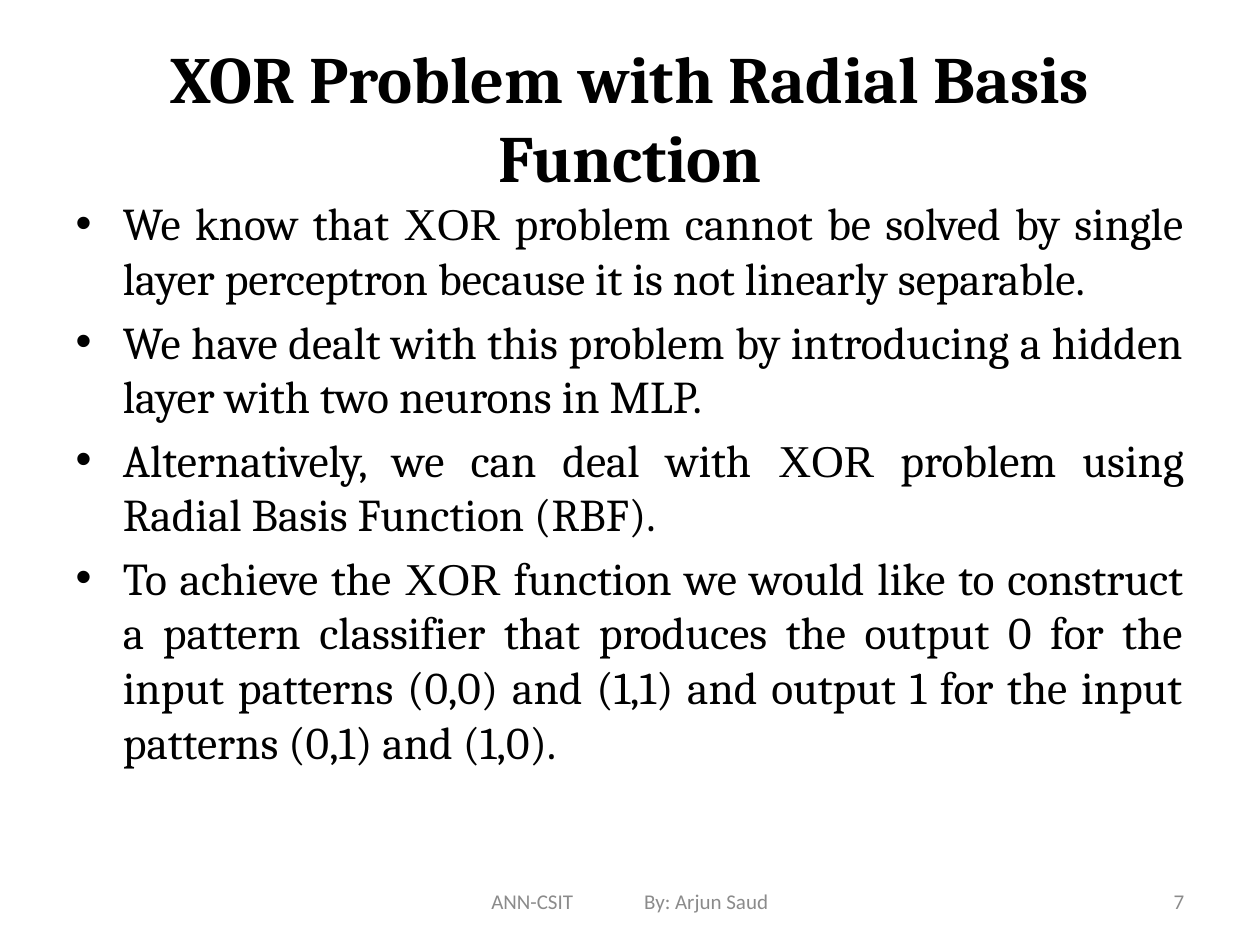
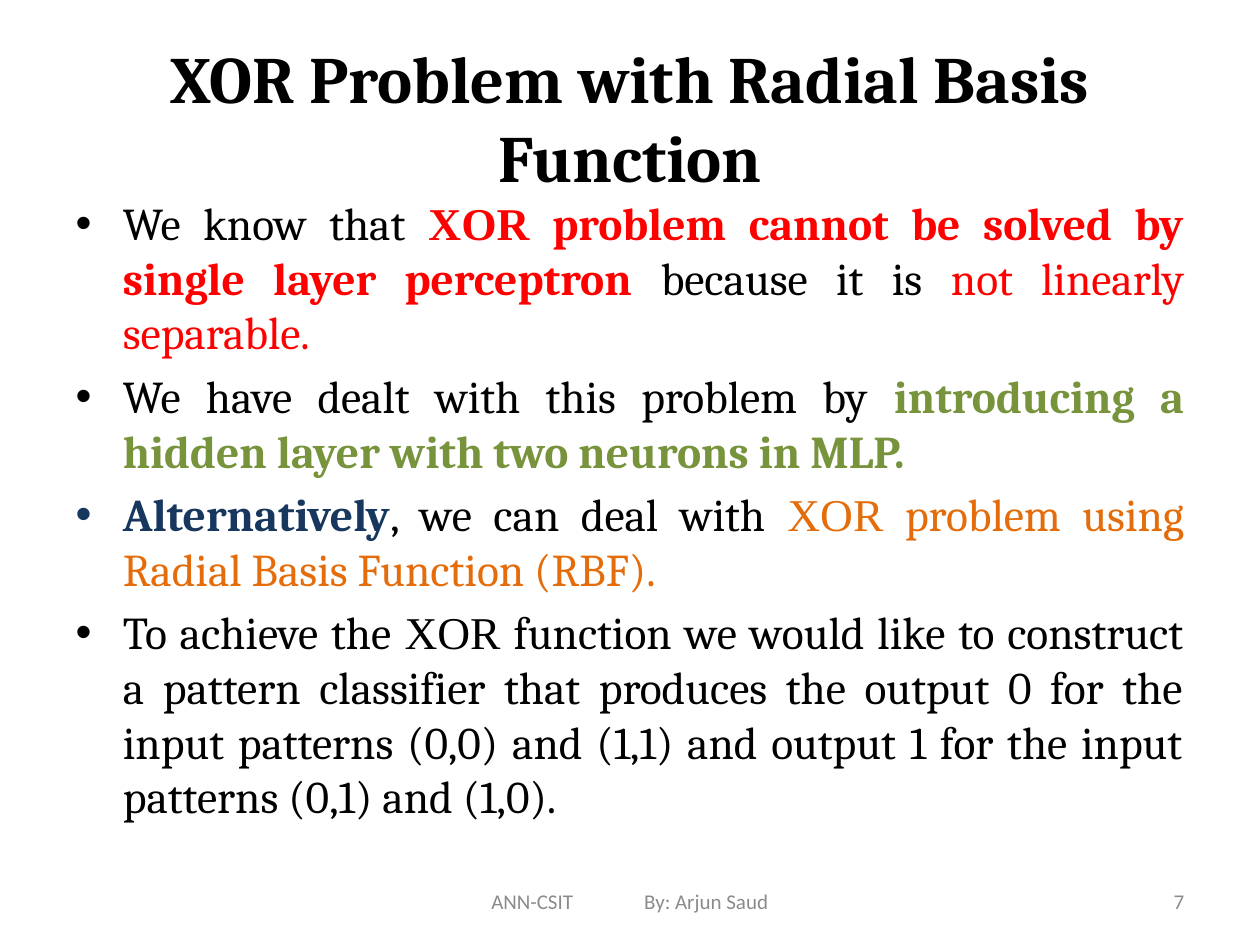
Before and after one commit to Yujan3333/Master-in-Computer-Science-and-Information-Technology, a slide deck: slide 7 of Main/Study/First Sem/Subjects/Neural Network (NN)/Sir Slides/Unit -4 RBFNN.pptx. Drawn at 1260x945 pixels with LibreOffice and Linux fonts; fonts in the diff are those of the drawing. Boxes give left, top, right and bottom in pixels: in the first picture for what was removed or moved away, otherwise in the second. Text is boxed around its words. In the diff, an @@ line names an element or a change of style, - is before the commit and + after.

```diff
--- a/Main/Study/First Sem/Subjects/Neural Network (NN)/Sir Slides/Unit -4 RBFNN.pptx
+++ b/Main/Study/First Sem/Subjects/Neural Network (NN)/Sir Slides/Unit -4 RBFNN.pptx
@@ text at bbox=[123, 208, 1184, 593]: text colour #000000 to #FF0000 in "XOR problem cannot be solved by single ..."; bold on in "XOR problem cannot be solved by single ...", "introducing a hidden layer with two neurons ...", "Alternatively,"; text colour #000000 to #77933C in "introducing a hidden layer with two neurons ..."; text colour #000000 to #17375E in "Alternatively,"; text colour #000000 to #E46C0A in "XOR problem using Radial Basis Function (RBF)." @@
```
Also in this commit, not shown: 31 other slides changed, 23 other files.
